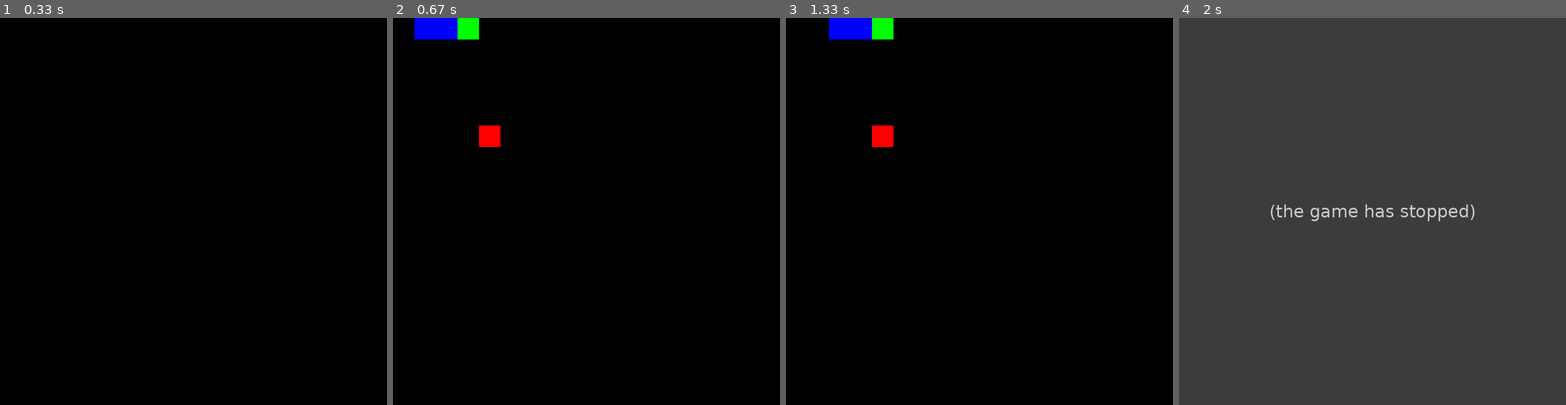
Above: before the commit, frames 1-4 (left to right).
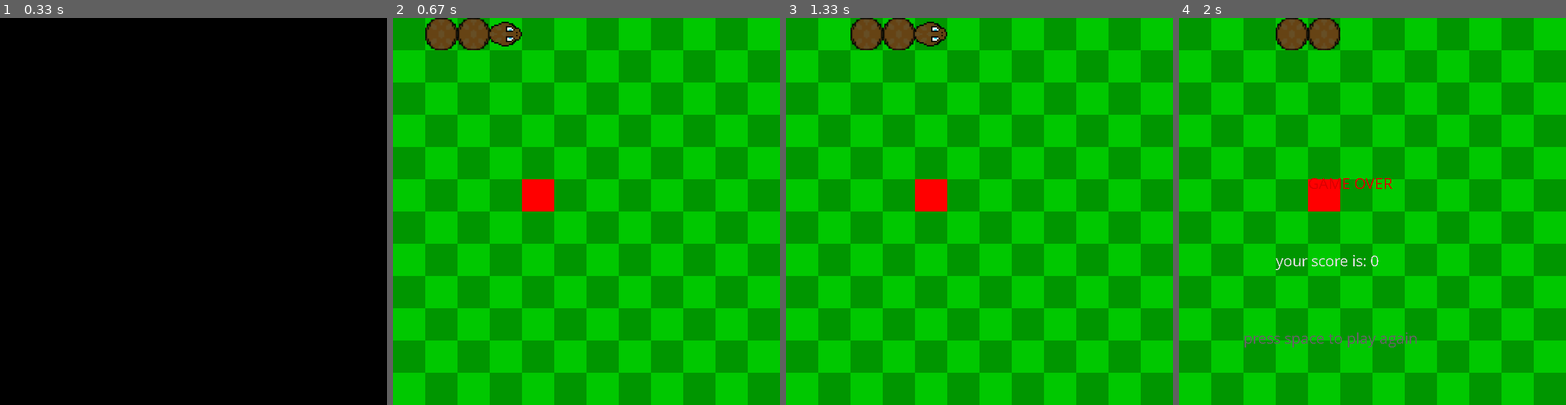
Above: after the commit, the same moments.

Repository: mbrunka/snake-pygame
Game: pygame game, started from main.py
Two runs of this game, one before a commit and one after it. Both use one fixed random seed, a clock stepped at 60 frames per second and the inputs below.
Inputs:
- Up to frame 1 (0.33 s): no input
- Up to frame 2 (0.67 s): hold Space from 0.33 s (still down); hold Right from 0.33 s (still down)
- Up to frame 3 (1.33 s): release Space at 0.8 s; release Right at 0.8 s
- Up to frame 4 (2 s): hold Up 1.33-1.93 s; tap Space at 1.97 s

Frame 1 is identical in both runs. In frame 2, 100% of the frame differs, in the area x 0-100%, y 0-100%; in frame 3, 100%; in frame 4, 100%.
Before the commit the program exited at 1.5 s; later frames show no game.

Commit message:
Semi-final version

Diff:
--- a/main.py
+++ b/main.py
@@ -1,17 +1,34 @@
+from cmath import rect
 import pygame
 from random import randint
+
 pygame.init()
-
+pygame.font.init()
+
+HEAD_PIC = pygame.image.load("assets/snake_head.png")
+BODY_PIC = pygame.image.load("assets/snake_segment.png")
+FONT = pygame.font.SysFont("Comic Sans MS", 30)
 CLOCK = pygame.time.Clock()
 SCREEN_WIDTH, SCREEN_HEIGHT = 720, 720
 SCREEN = pygame.display.set_mode((SCREEN_HEIGHT, SCREEN_WIDTH))
-pygame.display.set_caption('PySnake')
-
-UNIT = 40
+pygame.display.set_caption("PySnake")
+
+UNIT = 60
 STARTING_SPEED = 2
-SPEED_DELTA = 1
-
-class Game():
+SPEED_DELTA = 0.1
+
+
+TAIL = pygame.transform.scale(BODY_PIC, (UNIT, UNIT))
+HEAD_R = pygame.transform.scale(HEAD_PIC, (UNIT, UNIT))
+HEAD_U = pygame.transform.rotate(HEAD_R, 90)
+HEAD_L = pygame.transform.rotate(HEAD_R, 180)
+HEAD_D = pygame.transform.rotate(HEAD_R, -90)
+
+BACKGROUND = pygame.Surface(SCREEN.get_size())
+BACKGROUND = BACKGROUND.convert()
+
+
+class Game:
     def __init__(self):
         self.speed = STARTING_SPEED
         self.wall = True
@@ -21,11 +38,9 @@
 
 
 class Snake(pygame.sprite.Sprite):
-
     def __init__(self):
         pygame.sprite.Sprite.__init__(self)
-        self.image = pygame.Surface([UNIT, UNIT])
-        self.image.fill((0,255,0))
+        self.image = HEAD_R
         self.rect = self.image.get_rect()
 
         self.x = 2
@@ -37,10 +52,10 @@
         self.direction = (1, 0)
         self.state = "moveright"
 
-        self.body = [Tail(1,0),Tail(0,0)]
+        self.body = [Tail(1, 0), Tail(0, 0)]
 
     def draw(self):
-        SCREEN.blit(self.image, (self.x*UNIT, self.y*UNIT))
+        SCREEN.blit(self.image, (self.x * UNIT, self.y * UNIT))
         for tail in self.body:
             tail.draw()
 
@@ -48,15 +63,19 @@
         if dirct == "up" and self.state != "movedown":
             self.direction = (0, -1)
             self.state = "moveup"
+            self.image = HEAD_U
         elif dirct == "down" and self.state != "moveup":
             self.direction = (0, 1)
             self.state = "movedown"
+            self.image = HEAD_D
         elif dirct == "left" and self.state != "moveright":
             self.direction = (-1, 0)
             self.state = "moveleft"
+            self.image = HEAD_L
         elif dirct == "right" and self.state != "moveleft":
             self.direction = (1, 0)
             self.state = "moveright"
+            self.image = HEAD_R
 
     def move(self):
         self.prev_x = self.x
@@ -70,15 +89,16 @@
             prev = tail.move(prev)
 
     def ate(self):
-        self.body.append(Tail(self.body[-1].prev_x, self.body[-1].prev_x,))
+        self.body.append(Tail(self.prev_x, self.prev_y))
+
+    def countPoints(self):
+        return int(len(self.body)) - 2
 
 
 class Tail(pygame.sprite.Sprite):
-
     def __init__(self, x, y):
         pygame.sprite.Sprite.__init__(self)
-        self.image = pygame.Surface([UNIT, UNIT])
-        self.image.fill((0,0,255))
+        self.image = TAIL
         self.rect = self.image.get_rect()
 
         self.x = x
@@ -88,80 +108,121 @@
         self.prev_y = 0
 
     def draw(self):
-        SCREEN.blit(self.image, (self.x*UNIT, self.y*UNIT))
+        SCREEN.blit(self.image, (self.x * UNIT, self.y * UNIT))
 
     def move(self, where):
         self.prev_x = self.x
         self.prev_y = self.y
 
         self.x, self.y = where
-        return (self.prev_x,self.prev_y)
+        return (self.prev_x, self.prev_y)
 
 
 class Point(pygame.sprite.Sprite):
-
     def __init__(self):
         pygame.sprite.Sprite.__init__(self)
         self.image = pygame.Surface([UNIT, UNIT])
-        self.image.fill((255,0,0))
+        self.image.fill((255, 0, 0))
         self.rect = self.image.get_rect()
 
         self.x = 4
         self.y = 5
 
     def draw(self):
-        SCREEN.blit(self.image, (self.x*UNIT, self.y*UNIT))
-
-    def eaten(self):
-        self.x = randint (0, SCREEN_WIDTH/UNIT)
-        self.y = randint (0, SCREEN_HEIGHT/UNIT)
+        SCREEN.blit(self.image, (self.x * UNIT, self.y * UNIT))
+
+    def change_xy(self):
+        self.x = randint(0, int(SCREEN_WIDTH / UNIT) - 1)
+        self.y = randint(0, int(SCREEN_WIDTH / UNIT) - 1)
+
+
+def draw_field():
+    odd = False
+    for u in range(0, SCREEN_HEIGHT, UNIT):
+        odd = not odd
+        for i in range(0, SCREEN_WIDTH, UNIT):
+            if odd:
+                pygame.draw.rect(BACKGROUND, (0, 150, 0), (i, u, UNIT, UNIT))
+                odd = not odd
+            else:
+                pygame.draw.rect(BACKGROUND, (0, 200, 0), (i, u, UNIT, UNIT))
+                odd = not odd
 
 
 def main():
     game = Game()
     snake = Snake()
     point = Point()
-    background = pygame.Surface(SCREEN.get_size())
-    background = background.convert()
-    background.fill((0,0,0))
+    mode = "GAME"
+
     while True:
-        CLOCK.tick(game.speed)
-
-        for event in pygame.event.get():
-            if event.type == pygame.QUIT:
-                pygame.quit()
-                exit()
-            if event.type == pygame.KEYDOWN:
-                if event.key == pygame.K_RIGHT:
-                    snake.change_dirct("right")
-                elif event.key == pygame.K_LEFT:
-                    snake.change_dirct("left")
-                elif event.key == pygame.K_UP:
-                    snake.change_dirct("up")
-                elif event.key == pygame.K_DOWN:
-                    snake.change_dirct("down")
-
-        SCREEN.blit(background, (0, 0))
-        snake.move()
-
-        #wall collide
-        if game.wall:
-            if snake.x < 0 or snake.y < 0:
-                pygame.quit()
-                exit()
-
-        #tail collide - not working
-        if pygame.Rect.collidelist(snake.rect, snake.body):
-            pass
-
-        #fruit cllide
-        if snake.x == point.x and snake.y == point.y:
-            snake.ate()
-            point.eaten()
-
-        snake.draw()
-        point.draw()
-
+        if mode == "GAME":
+            CLOCK.tick(game.speed)
+
+            for event in pygame.event.get():
+                if event.type == pygame.QUIT:
+                    pygame.quit()
+                    exit()
+                if event.type == pygame.KEYDOWN:
+                    if event.key == pygame.K_RIGHT:
+                        snake.change_dirct("right")
+                        break
+                    elif event.key == pygame.K_LEFT:
+                        snake.change_dirct("left")
+                        break
+                    elif event.key == pygame.K_UP:
+                        snake.change_dirct("up")
+                        break
+                    elif event.key == pygame.K_DOWN:
+                        snake.change_dirct("down")
+                        break
+
+            draw_field()
+            SCREEN.blit(BACKGROUND, (0, 0))
+            snake.move()
+
+            # wall collide
+            if game.wall:
+                if snake.x < 0 or snake.x > SCREEN_WIDTH / UNIT:
+                    mode = "OVER"
+                if snake.y < 0 or snake.y > SCREEN_HEIGHT / UNIT:
+                    mode = "OVER"
+
+            # fruit cllide
+            if snake.x == point.x and snake.y == point.y:
+                snake.ate()
+                point.change_xy()
+                game.increase_speed()
+
+            # tail collide
+            for t in snake.body:
+                if snake.x == t.x and snake.y == t.y:
+                    mode = "OVER"
+                if point.x == t.x and point.y == t.y:
+                    point.change_xy()
+
+            point.draw()
+            snake.draw()
+
+        elif mode == "OVER":
+            draw_field()
+            text0 = FONT.render("GAME OVER", False, (220, 0, 0))
+            text1 = FONT.render(
+                f"your score is: {snake.countPoints()}", False, (220, 220, 220)
+            )
+            text2 = FONT.render("press space to play again", False, (100, 100, 100))
+            # TODO: fix score number
+            SCREEN.blit(text0, (SCREEN_WIDTH / 2 - 2 * UNIT, SCREEN_HEIGHT / 5 * 2))
+            SCREEN.blit(text1, (SCREEN_WIDTH / 2 - 3 * UNIT, SCREEN_HEIGHT / 5 * 3))
+            SCREEN.blit(text2, (SCREEN_WIDTH / 2 - 4 * UNIT, SCREEN_HEIGHT / 5 * 4))
+
+            for event in pygame.event.get():
+                if event.type == pygame.QUIT:
+                    pygame.quit()
+                    exit()
+                if event.type == pygame.KEYDOWN:
+                    if event.key == pygame.K_SPACE:
+                        main()
 
         pygame.display.update()
 
